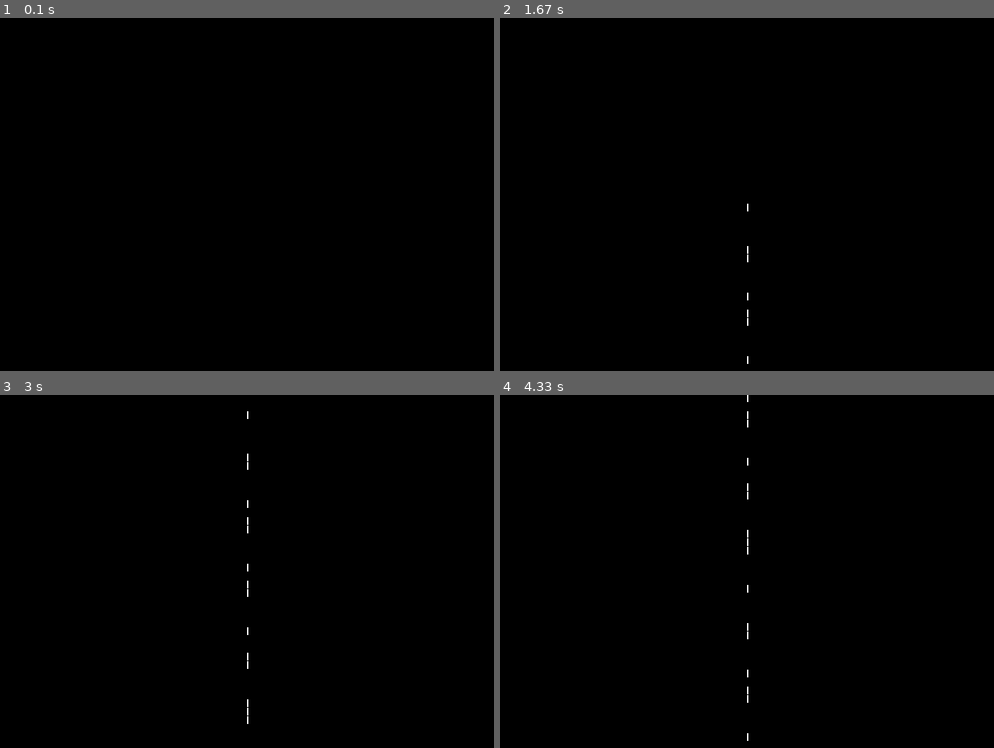
Above: before the commit, frames 1-4 (two rows, left to right).
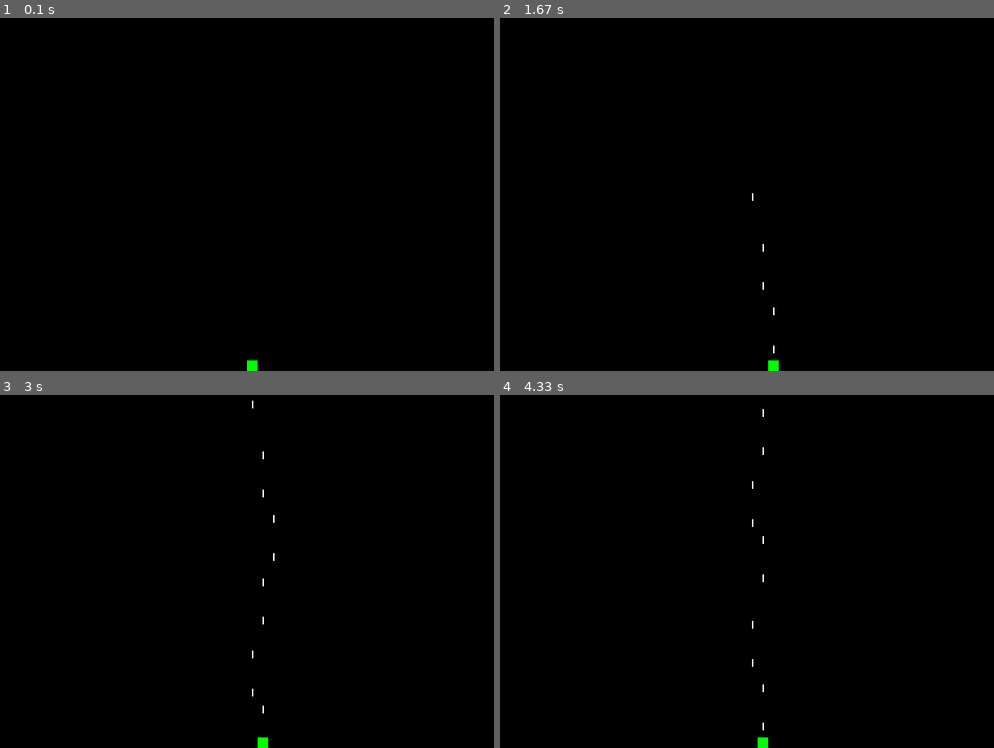
Above: after the commit, the same moments.

Repository: sarahcstringer/games
Game: pygame game, started from pygame_base_template.py
Two runs of this game, one before a commit and one after it. Both use one fixed random seed, a clock stepped at 60 frames per second and the inputs below.
Inputs:
- Up to frame 1 (0.1 s): no input
- Up to frame 2 (1.67 s): tap Space at 0.33, 0.73, 1.03, 1.23, 1.53 s; hold Right 0.67-1.13 s; hold Right 1.17-1.63 s
- Up to frame 3 (3 s): hold Left 1.67-2.2 s; tap Space at 1.73, 2.03, 2.3, 2.6, 2.73 s; hold Left 2.23-2.63 s; hold Right from 2.67 s (still down)
- Up to frame 4 (4.33 s): tap Space at 3.03, 3.4, 3.7, 3.9, 4.2 s; release Right at 3.3 s; hold Left 3.33-3.8 s; hold Right 3.83-4.3 s

The runs differ from the first frame. In frame 1, less than 0.1% of the frame differs, in the area x 50-53%, y 97-100%; in frame 2, 0.1%; in frame 3, 0.2%; in frame 4, 0.2%, in the area x 50-55%, y 0-100%.

Commit message:
Can create lines based on movable square location.

Diff:
--- a/pygame_base_template.py
+++ b/pygame_base_template.py
@@ -22,18 +22,36 @@
 x_change = 0
 y_change = 3
 
-down = True
 objects = []
+
+spaceship_x = size[0]/2.0
+spaceship_y = size[1]-15
+spaceship_move = 15
+spaceship_size = 15
+
 while done is not True:
     for event in pygame.event.get():
         if event.type == pygame.QUIT:
             done = True
-        elif event.type == pygame.KEYDOWN:
-            objects.append([x, y])
+
+        if event.type == pygame.KEYDOWN:
+            # quit on escape
+            if event.key == pygame.K_ESCAPE:
+                done = True
+
+            # shoot if spacebar is hit
+            elif event.key == pygame.K_SPACE:
+                objects.append([spaceship_x+spaceship_size/2, spaceship_y])
+
+            elif event.key == pygame.K_LEFT and spaceship_x > 0:
+                spaceship_x -= spaceship_move
+
+            elif event.key == pygame.K_RIGHT and spaceship_x < size[0]:
+                spaceship_x += spaceship_move
 
     screen.fill(BLACK)
 
-
+    pygame.draw.rect(screen, GREEN, [spaceship_x, spaceship_y, spaceship_size, spaceship_size])
 
     for i, coords in enumerate(objects):
         pygame.draw.line(screen, WHITE, coords, [coords[0], coords[1]+10], 2)
